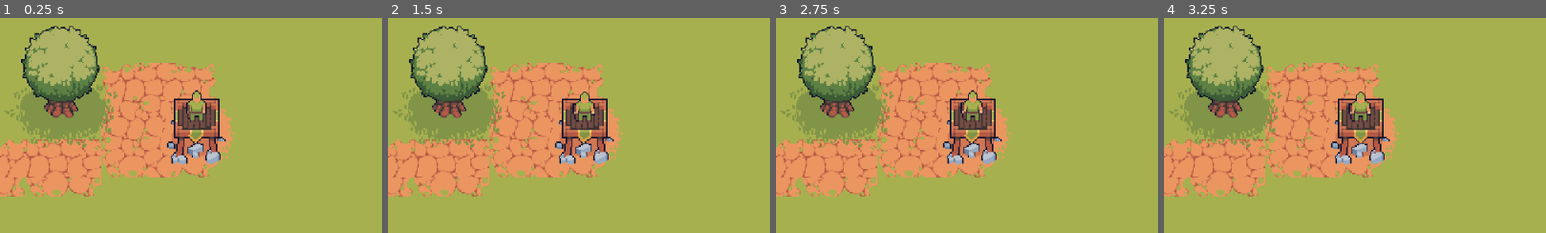
Above: before the commit, frames 1-4 (left to right).
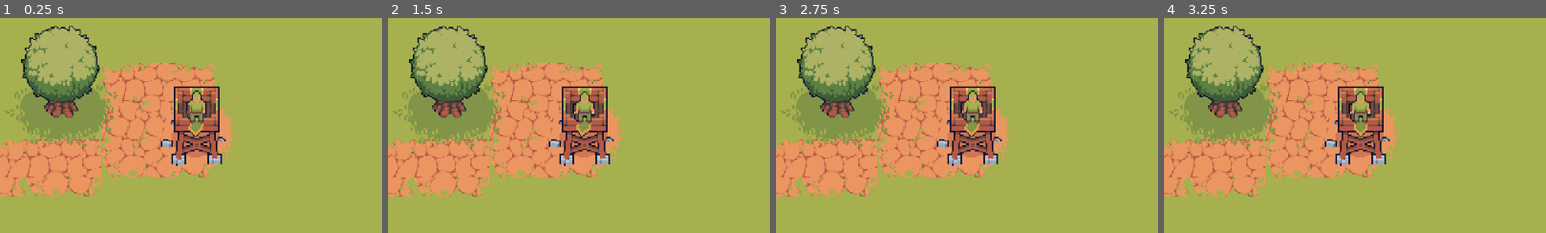
Above: after the commit, the same moments.

Repository: ButbkaDrug/easter_jam_with_ales
Game: Godot game, scene res://dev_main.tscn
The game is run twice, just before and just after one commit, with the same random seed, the same clock (stepped at 60 frames per second) and the same inputs.
Inputs:
- Up to frame 1 (0.25 s): no input
- Up to frame 2 (1.5 s): tap Enter at 1.25 s
- Up to frame 3 (2.75 s): tap Space at 2 s
- Up to frame 4 (3.25 s): tap Enter at 2.75 s
The pictures show only the part of the screen within x 24-74%, y 16-66%; the shares and areas given below are measured in that part.

The runs differ from the first frame. In frame 1, 3.0% of the frame differs, in the area x 42-59%, y 31-69%; in frame 2, 3.0%; in frame 3, 2.9%; in frame 4, 3.0%.

Commit message:
enemy attacks and player hp

Diff:
--- a/project.godot
+++ b/project.godot
@@ -31,6 +31,10 @@
 
 enabled=PackedStringArray()
 
+[global_group]
+
+Player=""
+
 [layer_names]
 
 2d_physics/layer_1="world"
--- a/scenes/enemies/slime/slime.gd
+++ b/scenes/enemies/slime/slime.gd
@@ -8,6 +8,8 @@
 
 @onready var _animated_sprite_2d: AnimatedSprite2D = $AnimatedSprite2D
 @onready var _collision_shape_2d: CollisionShape2D = $CollisionShape2D
+
+@onready var player: StaticBody2D = get_tree().get_first_node_in_group("Player")
 
 func _ready():
 	_animated_sprite_2d.play("vertical_walk")
@@ -30,3 +32,7 @@
 
 	if !_animated_sprite_2d.is_playing():
 		queue_free()
+
+func _on_animated_sprite_2d_animation_looped() -> void:
+	if speed == 0:
+		player.hp -= 10
--- a/scenes/enemies/slime/slime.tscn
+++ b/scenes/enemies/slime/slime.tscn
@@ -173,3 +173,5 @@
 y_sort_enabled = true
 position = Vector2(0, -8)
 shape = SubResource("CircleShape2D_5gf84")
+
+[connection signal="animation_looped" from="AnimatedSprite2D" to="." method="_on_animated_sprite_2d_animation_looped"]
--- a/scenes/player/player.gd
+++ b/scenes/player/player.gd
@@ -3,15 +3,18 @@
 @onready var _tower: AnimatedSprite2D = $Tower
 @onready var _archer: AnimatedSprite2D = $Archer
 
+@onready var _collision_shape_2d: CollisionShape2D = $CollisionShape2D
+
 var hp = 100
 
 # Called when the node enters the scene tree for the first time.
 func _ready() -> void:
-	pass # Replace with function body.
+	_tower.play("idle")
+	_archer.play("idle")
 
 
 # Called every frame. 'delta' is the elapsed time since the previous frame.
 func _process(delta: float) -> void:
-	_tower.play("idle")
-	_archer.play("idle")
-	pass
+
+	if hp <= 0 && _tower.animation != "death":
+		_tower.play("death")
--- a/scenes/player/player.tscn
+++ b/scenes/player/player.tscn
@@ -1,39 +1,102 @@
 [gd_scene format=3 uid="uid://c08xal3jexv6p"]
 
 [ext_resource type="Script" uid="uid://lq5el2i6by5j" path="res://scenes/player/player.gd" id="1_fcb3x"]
-[ext_resource type="Texture2D" uid="uid://dy3v0ybsx0jcd" path="res://assets/tower/idle/2.png" id="1_sjcu7"]
+[ext_resource type="Texture2D" uid="uid://c74rljm16gqui" path="res://assets/tower/upgrade/2.png" id="2_lvxji"]
 [ext_resource type="Texture2D" uid="uid://cfk4o7usrel3x" path="res://assets/tower/units/1/D_Idle.png" id="3_gmlin"]
+[ext_resource type="Texture2D" uid="uid://dtbj1mygbnbk8" path="res://assets/tower/upgrade/1.png" id="3_p47bc"]
+[ext_resource type="Texture2D" uid="uid://cdjd0op73fu7c" path="res://assets/tower/idle/3.png" id="4_p47bc"]
 
-[sub_resource type="AtlasTexture" id="AtlasTexture_fcb3x"]
-atlas = ExtResource("1_sjcu7")
+[sub_resource type="AtlasTexture" id="AtlasTexture_fm80t"]
+atlas = ExtResource("2_lvxji")
+region = Rect2(210, 0, 70, 130)
+
+[sub_resource type="AtlasTexture" id="AtlasTexture_gx1jg"]
+atlas = ExtResource("2_lvxji")
+region = Rect2(140, 0, 70, 130)
+
+[sub_resource type="AtlasTexture" id="AtlasTexture_ugbui"]
+atlas = ExtResource("2_lvxji")
+region = Rect2(70, 0, 70, 130)
+
+[sub_resource type="AtlasTexture" id="AtlasTexture_fcs02"]
+atlas = ExtResource("2_lvxji")
 region = Rect2(0, 0, 70, 130)
 
-[sub_resource type="AtlasTexture" id="AtlasTexture_emvbc"]
-atlas = ExtResource("1_sjcu7")
+[sub_resource type="AtlasTexture" id="AtlasTexture_myrg7"]
+atlas = ExtResource("3_p47bc")
+region = Rect2(210, 0, 70, 130)
+
+[sub_resource type="AtlasTexture" id="AtlasTexture_kvlxm"]
+atlas = ExtResource("3_p47bc")
+region = Rect2(140, 0, 70, 130)
+
+[sub_resource type="AtlasTexture" id="AtlasTexture_uf5tr"]
+atlas = ExtResource("3_p47bc")
 region = Rect2(70, 0, 70, 130)
 
-[sub_resource type="AtlasTexture" id="AtlasTexture_i250s"]
-atlas = ExtResource("1_sjcu7")
+[sub_resource type="AtlasTexture" id="AtlasTexture_lgqa7"]
+atlas = ExtResource("3_p47bc")
+region = Rect2(0, 0, 70, 130)
+
+[sub_resource type="AtlasTexture" id="AtlasTexture_qek5x"]
+atlas = ExtResource("4_p47bc")
+region = Rect2(0, 0, 70, 130)
+
+[sub_resource type="AtlasTexture" id="AtlasTexture_5gtgg"]
+atlas = ExtResource("4_p47bc")
+region = Rect2(70, 0, 70, 130)
+
+[sub_resource type="AtlasTexture" id="AtlasTexture_h17s1"]
+atlas = ExtResource("4_p47bc")
 region = Rect2(140, 0, 70, 130)
 
-[sub_resource type="AtlasTexture" id="AtlasTexture_6xbq4"]
-atlas = ExtResource("1_sjcu7")
+[sub_resource type="AtlasTexture" id="AtlasTexture_je7p5"]
+atlas = ExtResource("4_p47bc")
 region = Rect2(210, 0, 70, 130)
 
 [sub_resource type="SpriteFrames" id="SpriteFrames_y2cyt"]
 animations = [{
 "frames": [{
 "duration": 1.0,
-"texture": SubResource("AtlasTexture_fcb3x")
+"texture": SubResource("AtlasTexture_fm80t")
 }, {
 "duration": 1.0,
-"texture": SubResource("AtlasTexture_emvbc")
+"texture": SubResource("AtlasTexture_gx1jg")
 }, {
 "duration": 1.0,
-"texture": SubResource("AtlasTexture_i250s")
+"texture": SubResource("AtlasTexture_ugbui")
 }, {
 "duration": 1.0,
-"texture": SubResource("AtlasTexture_6xbq4")
+"texture": SubResource("AtlasTexture_fcs02")
+}, {
+"duration": 1.0,
+"texture": SubResource("AtlasTexture_myrg7")
+}, {
+"duration": 1.0,
+"texture": SubResource("AtlasTexture_kvlxm")
+}, {
+"duration": 1.0,
+"texture": SubResource("AtlasTexture_uf5tr")
+}, {
+"duration": 1.0,
+"texture": SubResource("AtlasTexture_lgqa7")
+}],
+"loop": false,
+"name": &"death",
+"speed": 5.0
+}, {
+"frames": [{
+"duration": 1.0,
+"texture": SubResource("AtlasTexture_qek5x")
+}, {
+"duration": 1.0,
+"texture": SubResource("AtlasTexture_5gtgg")
+}, {
+"duration": 1.0,
+"texture": SubResource("AtlasTexture_h17s1")
+}, {
+"duration": 1.0,
+"texture": SubResource("AtlasTexture_je7p5")
 }],
 "loop": true,
 "name": &"idle",
@@ -79,7 +142,7 @@
 [sub_resource type="RectangleShape2D" id="RectangleShape2D_dovo2"]
 size = Vector2(37, 40)
 
-[node name="Player" type="StaticBody2D" unique_id=1572978790]
+[node name="Player" type="StaticBody2D" unique_id=1572978790 groups=["Player"]]
 y_sort_enabled = true
 collision_layer = 4
 collision_mask = 3
